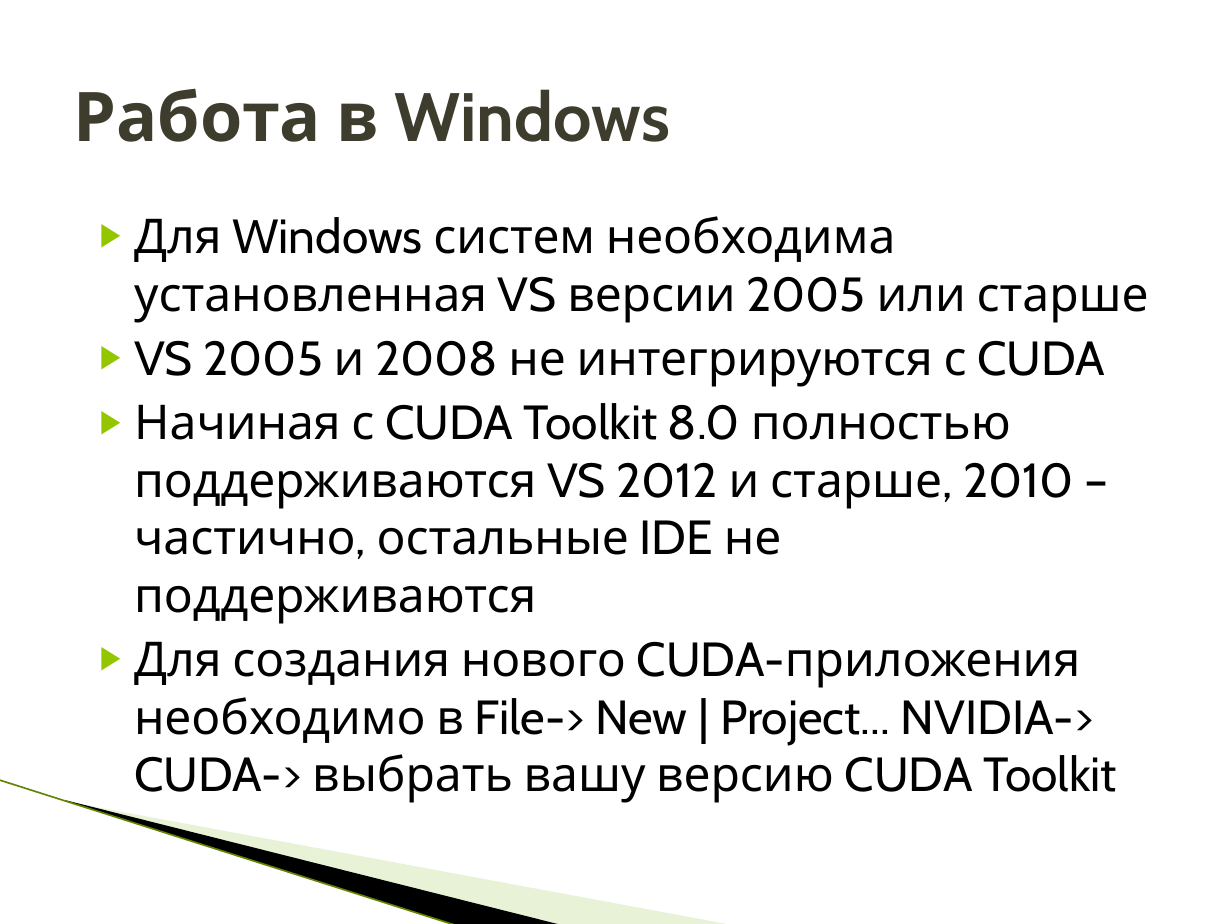
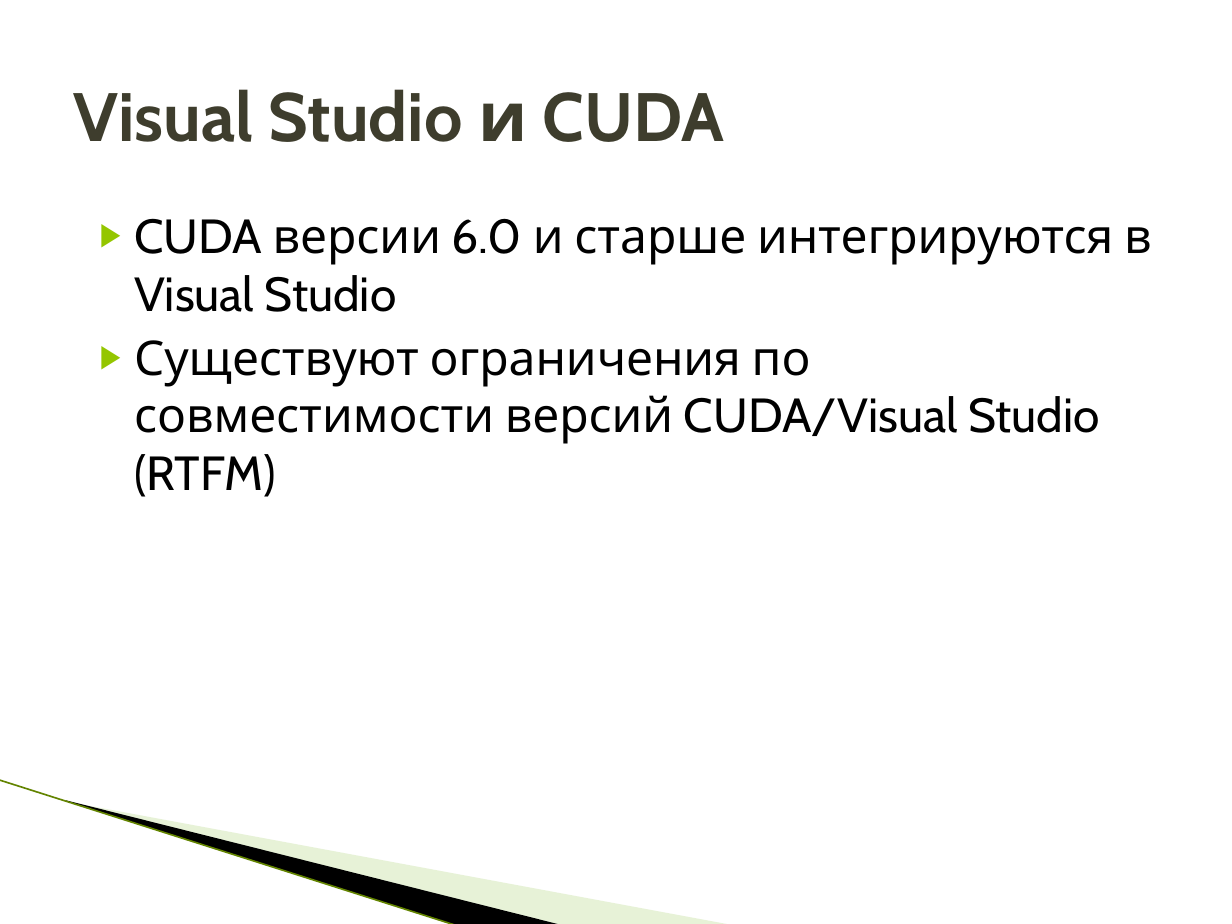
Before and after one commit to HPC-lab-ITIS/CUDA, a slide deck: slide 7 of materials/lec_1/lec_1.pptx. Drawn at 1232x924 pixels with LibreOffice and Linux fonts; fonts in the diff are those of the drawing; background and template pictures are left out. Boxes give left, top, right and bottom in pixels: in the first picture for what was removed or moved away, otherwise in the second. Text is boxed around its words. In the diff, an @@ line names an element or a change of style, - is before the commit and + after.

```diff
--- a/materials/lec_1/lec_1.pptx
+++ b/materials/lec_1/lec_1.pptx
@@ title at [74,89,725,142]: text changed @@
-Работа в Windows
+Visual Studio и CUDA
@@ text at [134,218,1152,497]: text changed @@
-▶ Для Windows систем необходима установленная VS версии 2005 или старше
-▶ VS 2005 и 2008 не интегрируются с CUDA
-▶ Начиная с CUDA Toolkit 8.0 полностью поддерживаются VS 2012 и старше, 2010 – частично, остальные IDE не поддерживаются
-▶ Для создания нового CUDA-приложения необходимо в File-> New | Project... NVIDIA-> CUDA-> выбрать вашу версию CUDA Toolkit
+▶ CUDA версии 6.0 и старше интегрируются в Visual Studio
+▶ Существуют ограничения по совместимости версий CUDA/Visual Studio (RTFM)
```
Also in this commit, not shown: 21 other slides changed, 9 slides added, 17 slides removed, 6 other files.
